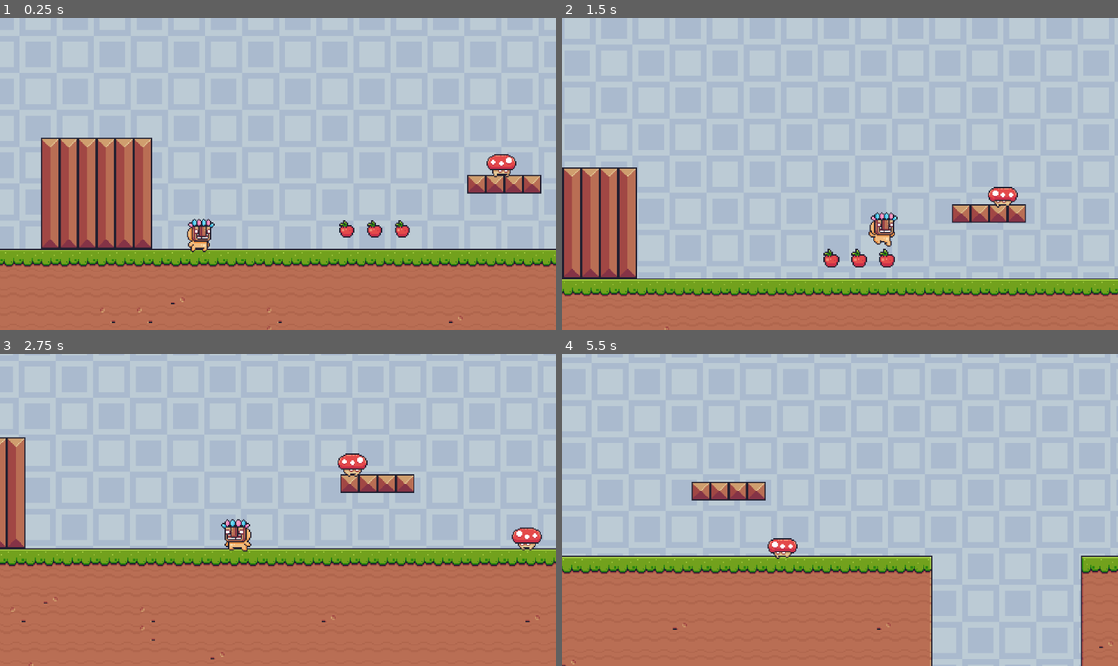
Above: before the commit, frames 1-4 (two rows, left to right).
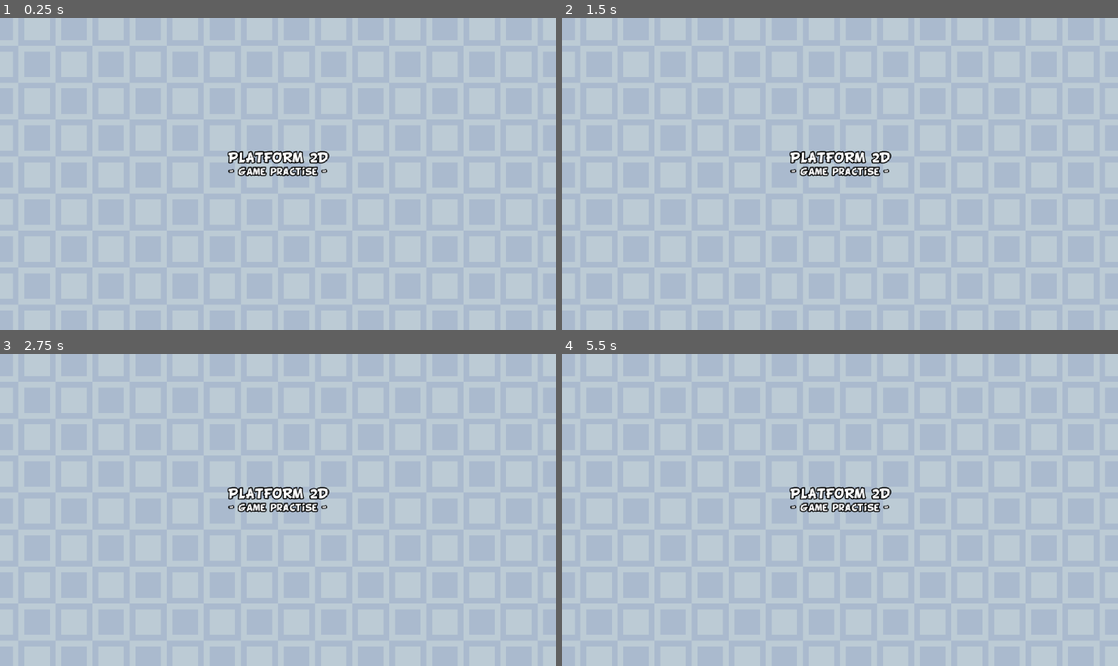
Above: after the commit, the same moments.

Repository: LaSierraDev/godot_practice_2d_platforms
Game: Godot game, scene res://IU/main_menu.tscn
Same seed, same stepped clock (60 frames per second), same inputs: the game is played once before the commit and once after it. Before the commit the project starts from res://scenes/levels/level_01.tscn.
Inputs:
- Up to frame 1 (0.25 s): no input
- Up to frame 2 (1.5 s): hold D (right) from 0.53 s (still down); tap Space (jump) at 0.77 s
- Up to frame 3 (2.75 s): tap Space (jump) at 1.52 s; release D (right) at 2.03 s; hold A (left) from 2.03 s (still down)
- Up to frame 4 (5.5 s): release A (left) at 2.78 s; hold D (right) 2.78-4.28 s; tap Space (jump) at 3.02, 3.77, 4.52 s; hold A (left) 4.28-5.03 s; hold D (right) from 5.03 s (still down)

The runs differ from the first frame. In frame 1, 36% of the frame differs, in the area x 0-100%, y 38-100%; in frame 2, 24%; in frame 3, 42%, in the area x 0-100%, y 26-100%; in frame 4, 28%.

Commit message:
[DOC] Readme.md implemented

Diff:
--- /dev/null
+++ b/IU/main_menu.tscn
@@ -0,0 +1,48 @@
+[gd_scene format=3 uid="uid://d1flsgnad5ehg"]
+
+[ext_resource type="Texture2D" uid="uid://donwt4nr8xwof" path="res://assets/sprites/ui/background.png" id="1_bmkcv"]
+
+[node name="MainMenu" type="Control" unique_id=1646652737]
+layout_mode = 3
+anchors_preset = 15
+anchor_right = 1.0
+anchor_bottom = 1.0
+grow_horizontal = 2
+grow_vertical = 2
+
+[node name="BackgroundTR" type="TextureRect" parent="." unique_id=2085018595]
+layout_mode = 0
+offset_left = -16.0
+offset_top = -8.0
+offset_right = 496.0
+offset_bottom = 280.0
+texture = ExtResource("1_bmkcv")
+
+[node name="VBoxContainer" type="VBoxContainer" parent="." unique_id=1538851034]
+layout_mode = 1
+anchors_preset = 8
+anchor_left = 0.5
+anchor_top = 0.5
+anchor_right = 0.5
+anchor_bottom = 0.5
+offset_left = -20.0
+offset_top = -20.0
+offset_right = 20.0
+offset_bottom = 20.0
+grow_horizontal = 2
+grow_vertical = 2
+
+[node name="VBoxContainer" type="VBoxContainer" parent="VBoxContainer" unique_id=91276998]
+layout_mode = 2
+theme_override_constants/separation = 1
+
+[node name="TitleLabel" type="Label" parent="VBoxContainer/VBoxContainer" unique_id=525552966]
+layout_mode = 2
+text = "PLATFORM 2D"
+horizontal_alignment = 1
+
+[node name="SubTitleLabel" type="Label" parent="VBoxContainer/VBoxContainer" unique_id=1822540624]
+layout_mode = 2
+theme_override_font_sizes/font_size = 7
+text = "- Game practise -"
+horizontal_alignment = 1
--- a/project.godot
+++ b/project.godot
@@ -11,7 +11,7 @@
 [application]
 
 config/name="2D_Platform"
-run/main_scene="uid://qo0wlebs8u66"
+run/main_scene="uid://d1flsgnad5ehg"
 config/features=PackedStringArray("4.6", "Mobile")
 config/icon="res://icon.svg"
 
@@ -35,6 +35,11 @@
 floor=""
 trap=""
 collectible=""
+
+[gui]
+
+theme/custom="uid://dtljccfivyblf"
+theme/custom_font="uid://cx8e1hw27pt2w"
 
 [input]
 
--- /dev/null
+++ b/resources/platformer.tres
@@ -0,0 +1,30 @@
+[gd_resource type="Theme" format=3 uid="uid://dtljccfivyblf"]
+
+[ext_resource type="FontFile" uid="uid://cx8e1hw27pt2w" path="res://assets/fonts/BD_Cartoon_Shout.ttf" id="1_4h3ar"]
+[ext_resource type="Texture2D" uid="uid://dc14vlo3mncmy" path="res://assets/sprites/ui/button-highlight.png" id="1_xpo83"]
+[ext_resource type="Texture2D" uid="uid://dwmfywb6r87pv" path="res://assets/sprites/ui/button-normal.png" id="2_4mikn"]
+
+[sub_resource type="StyleBoxTexture" id="StyleBoxTexture_w8cmg"]
+texture = ExtResource("1_xpo83")
+
+[sub_resource type="StyleBoxTexture" id="StyleBoxTexture_a0o6w"]
+texture = ExtResource("1_xpo83")
+
+[sub_resource type="StyleBoxTexture" id="StyleBoxTexture_28xwq"]
+texture = ExtResource("2_4mikn")
+
+[sub_resource type="StyleBoxTexture" id="StyleBoxTexture_8whp5"]
+texture = ExtResource("1_xpo83")
+
+[resource]
+Button/font_sizes/font_size = 10
+Button/fonts/font = ExtResource("1_4h3ar")
+Button/styles/focus = SubResource("StyleBoxTexture_w8cmg")
+Button/styles/hover = SubResource("StyleBoxTexture_a0o6w")
+Button/styles/normal = SubResource("StyleBoxTexture_28xwq")
+Button/styles/pressed = SubResource("StyleBoxTexture_8whp5")
+HeaderLarge/constants/outline_size = 10
+HeaderLarge/font_sizes/font_size = 25
+Label/constants/outline_size = 4
+Label/font_sizes/font_size = 10
+Label/fonts/font = ExtResource("1_4h3ar")
Not shown, changed: README.md
